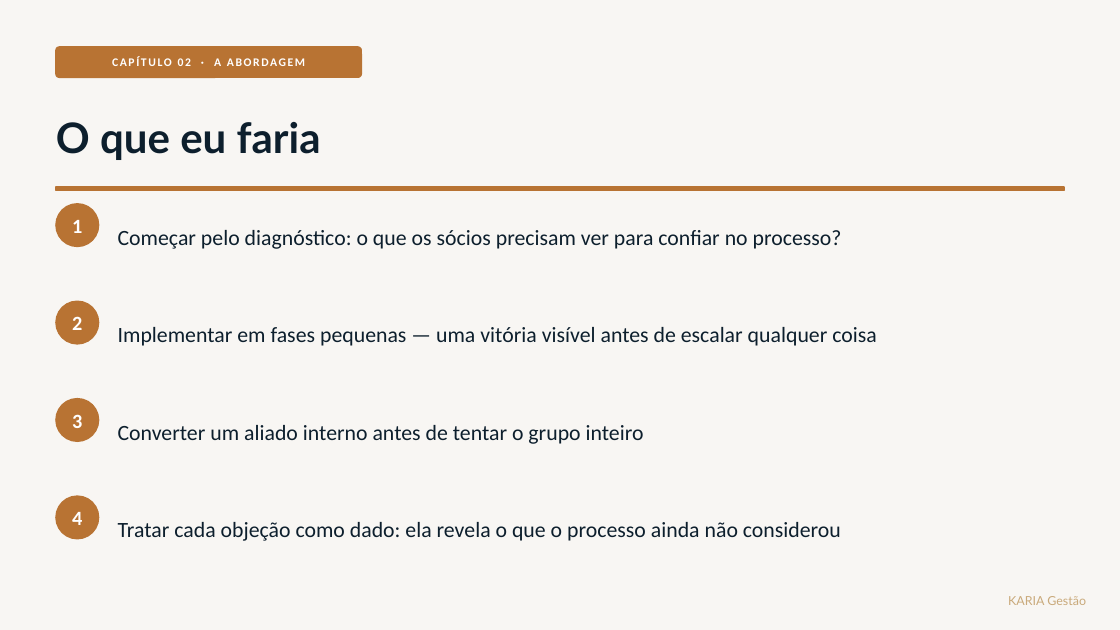
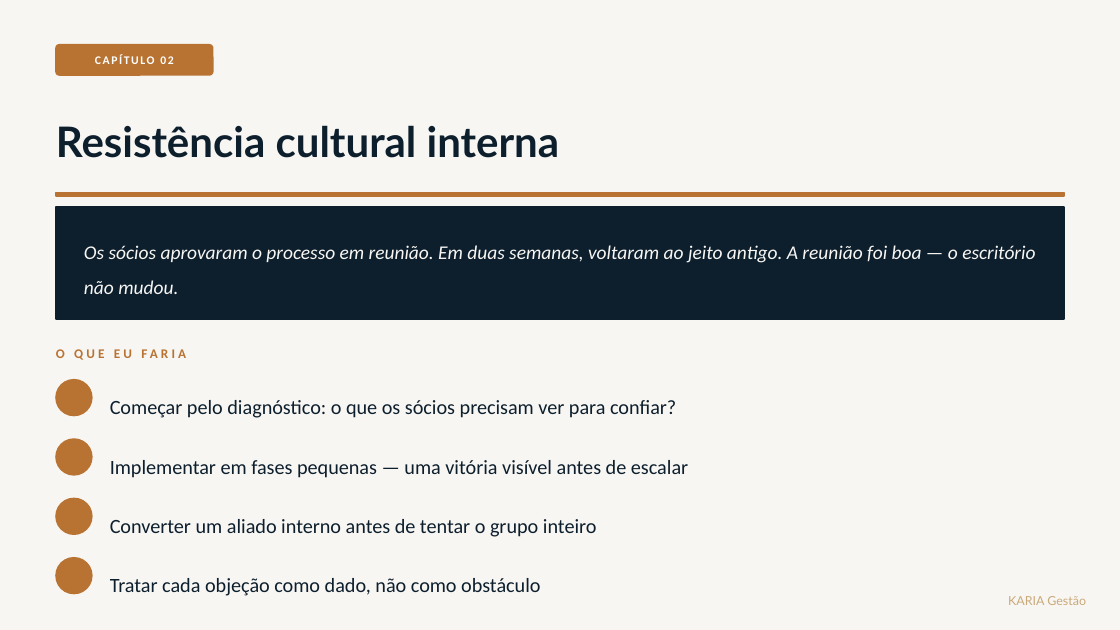
Before and after one commit to kariagestao/kariagestao.github.io, a slide deck: slide 7 of codigo-controller.pptx (slide 13 before the commit). Drawn at 1120x630 pixels with LibreOffice and Linux fonts; fonts in the diff are those of the drawing. Boxes give left, top, right and bottom in pixels: in the first picture for what was removed or moved away, otherwise in the second. Text is boxed around its words. In the diff, an @@ line names an element or a change of style, - is before the commit and + after.

```diff
--- a/codigo-controller.pptx
+++ b/codigo-controller.pptx
@@ rounded rectangle: place and size @@
-rounded rectangle at (56, 47, 362, 77)
+rounded rectangle at (56, 45, 213, 75)
@@ text at (95, 54, 173, 64): text changed @@
-CAPÍTULO 02 · A ABORDAGEM
+CAPÍTULO 02
@@ text at (56, 125, 560, 158): text changed @@
-O que eu faria
+Resistência cultural interna
@@ rectangle: place and size @@
-rectangle at (56, 187, 1064, 190)
+rectangle at (56, 193, 1064, 196)
@@ rectangle added at (56, 207, 1064, 319), fill #0D1F2D, outline #0D1F2D 1 pt @@
@@ text removed at (72, 220, 82, 233) @@
-1
@@ text added at (84, 245, 1035, 294), 12.5 pt, text #F8F6F3, italic @@
+Os sócios aprovaram o processo em reunião. Em duas semanas, voltaram ao jeito antigo. A reunião foi boa — o escritório não mudou.
@@ text removed at (72, 316, 82, 330) @@
-2
@@ text added at (56, 349, 65, 358), 8.5 pt, text #B87333, bold @@
+O QUE EU FARIA
@@ ellipse: place and size @@
-ellipse at (56, 301, 99, 344)
+ellipse at (56, 380, 92, 416)
@@ text removed at (72, 414, 82, 428) @@
-3
@@ text at (110, 400, 676, 418): text changed; size 14 to 13 pt @@
-Começar pelo diagnóstico: o que os sócios precisam ver para confiar no processo?
+Começar pelo diagnóstico: o que os sócios precisam ver para confiar?
@@ ellipse: place and size @@
-ellipse at (56, 399, 99, 441)
+ellipse at (56, 439, 92, 475)
@@ text at (110, 460, 688, 478): text changed; size 14 to 13 pt @@
-Implementar em fases pequenas — uma vitória visível antes de escalar qualquer coisa
+Implementar em fases pequenas — uma vitória visível antes de escalar
@@ ellipse: place and size @@
-ellipse at (56, 204, 99, 246)
+ellipse at (56, 498, 92, 534)
@@ text "Converter um aliado interno antes ...": place and size @@
-text "Converter um aliado interno antes ..." at (118, 425, 644, 444)
+text "Converter um aliado interno antes ..." at (110, 519, 597, 537)
@@ text "Converter um aliado interno antes ..." at (110, 519, 597, 537): size 14 to 13 pt; line spacing 1.35 to 1.3 @@
@@ text removed at (72, 512, 82, 525) @@
-4
@@ ellipse: place and size @@
-ellipse at (56, 496, 99, 539)
+ellipse at (56, 558, 92, 594)
@@ text at (110, 578, 540, 596): text changed; size 14 to 13 pt @@
-Tratar cada objeção como dado: ela revela o que o processo ainda não considerou
+Tratar cada objeção como dado, não como obstáculo
```
Also in this commit, not shown: 11 other slides changed, 2 slides added, 18 slides removed.
